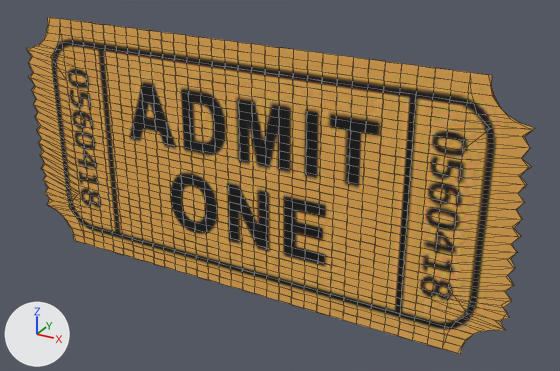
Two versions of the Blender file working/beverly/Ticket.blend, one commit apart.
One viewpoint serves both versions: a 50 mm lens placed at (6.22, -9.97, 4.96), pointed at (0.58, 0.28, -0.16). The lights are fixed; the arrows at lower left show +X, +Y and +Z. Mesh edges are drawn as thin lines.

The scene before the commit, as lines of its bpy script (objects in view):
```python
me_plane = bpy.data.meshes.new('Plane')
me_plane.from_pydata(...)  # 1101 vertices, 1030 faces; spans x -4.56..4.55, y -2.2..2.2, z 0.0
me_plane.polygons.foreach_set('use_smooth', [True] * 1030)
me_plane.materials.append(mat_ticket_front_jpg_001)  # picture img_ticket_front_jpg_001
me_plane_001 = bpy.data.meshes.new('Plane.001')
me_plane_001.from_pydata(...)  # 1101 vertices, 1030 faces; spans x -4.56..4.55, y -2.2..2.2, z 0.0
me_plane_001.polygons.foreach_set('use_smooth', [True] * 1030)
me_plane_001.materials.append(mat_ticket_2_sided_jpg)  # picture img_ticket_2_sided_jpg
ob_plane = bpy.data.objects.new('Plane', me_plane)
ob_plane.location = (-0.02, 0.02, 0.0)
ob_plane.rotation_euler = (1.571, 0.0, 0.0)  # degrees (90, 0, 0)
ob_plane_001 = bpy.data.objects.new('Plane.001', me_plane_001)
ob_plane_001.location = (-0.02, 0.03, 0.0)
ob_plane_001.rotation_euler = (1.571, 0.0, 3.142)  # degrees (90, 0, 180)
```
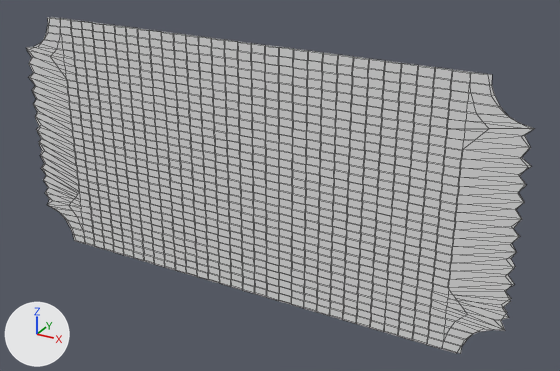
The newer file is also rescaled (x0.0497), turned or shifted as a whole; pictures and numbers use the older file's frame.

What differs and where, as boxes (x1, y1, x2, y2) in the pictures (560 x 371 px):
```json
{"object": "Plane", "change": "recoloured, mesh rescaled", "before": [27, 17, 535, 354], "after": [26, 17, 532, 354], "on screen": "brown to grey"}
{"object": "Plane.001", "change": "recoloured, moved, turned, rescaled", "before": [26, 17, 531, 354], "after": [27, 17, 535, 353]}
```

Edits to the scene script, one JSON object a line:
```json
{"op": "add", "block": "mat_material", "code": ["mat_material = diffuse_material('Material')", "mat_material.base_color = (0.8, 0.8, 0.8)  # white #e7e7e7"]}
{"op": "add", "block": "mat_material_001", "code": ["mat_material_001 = diffuse_material('Material.001')", "mat_material_001.base_color = (0.8, 0.8, 0.8)  # white #e7e7e7"]}
{"block": "me_plane_001", "where": "me_plane_001.from_pydata(...)  # 1101 vertices, 1030 faces; spans x -4.56..4.55, y -2.2..2.2, z 0.0"}
{"op": "remove", "block": "me_plane_001", "code": "me_plane_001.materials.append(mat_ticket_2_sided_jpg)  # picture img_ticket_2_sided_jpg"}
{"op": "add", "block": "me_plane_001", "code": "me_plane_001.materials.append(mat_material_001)  # white #e7e7e7"}
{"block": "me_plane", "where": "me_plane.from_pydata(...)  # 1101 vertices, 1030 faces; spans x -4.56..4.55, y -2.2..2.2, z 0.0"}
{"block": "me_plane", "where": "# used by ob_plane; location = (-0.02, 0.02, 0.0); rotation_euler = (1.571, 0.0, 0.0), in degrees (90, 0, 0)"}
{"op": "remove", "block": "me_plane", "code": "me_plane.materials.append(mat_ticket_front_jpg_001)  # picture img_ticket_front_jpg_001"}
{"block": "me_plane", "change": "me_plane part 1: the whole mesh is scaled about the mesh origin by (-0.999, 0.999, 1.9)"}
{"op": "add", "block": "me_plane", "code": "me_plane.materials.append(mat_material)  # white #e7e7e7"}
{"op": "set", "path": "ob_plane_001.location", "old": "(-0.02, 0.03, 0.0)", "new": "(-0.03, 0.02, 0.0)"}
{"op": "set", "path": "ob_plane_001.rotation_euler", "old": "(1.571, 0.0, 3.142)", "new": "(1.571, 0.0, 0.0)", "note": "degrees (90, 0, 180) -> degrees (90, 0, 0)"}
{"op": "set", "path": "ob_plane_001.scale", "old": "(1.0, 1.0, 1.0)", "new": "(0.999, 0.999, 0.999)"}
```
